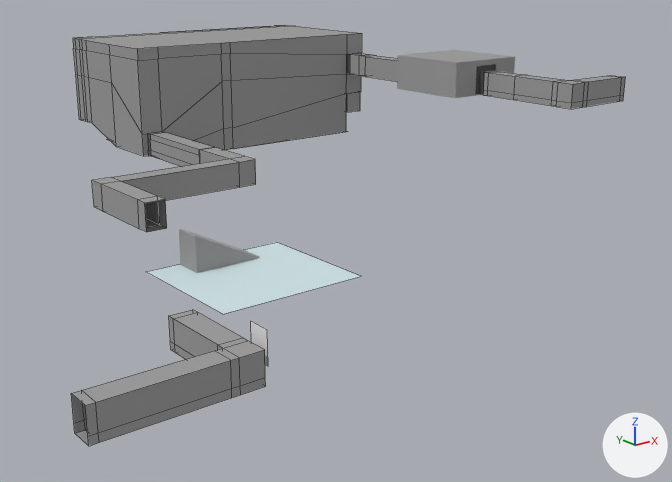
The Blender file Working/Scenes/level3.blend as it was, and as the next commit left it.
The view is the same before and after, from a 50 mm camera at (-59.8, -90.1, 40.4) aimed at (30.0, 22.2, -4.5). The axes (+X, +Y, +Z) are drawn at lower right. The lights are the same throughout. Mesh edges are drawn as thin lines on the coarser meshes.

In view in the first picture: 'Cube.005', 'LevelEntryBend', 'LevelEntryBend.001', 'LevelGeometry', 'Plane', 'Plane.002', 'Plane.003', 'Stairs'.
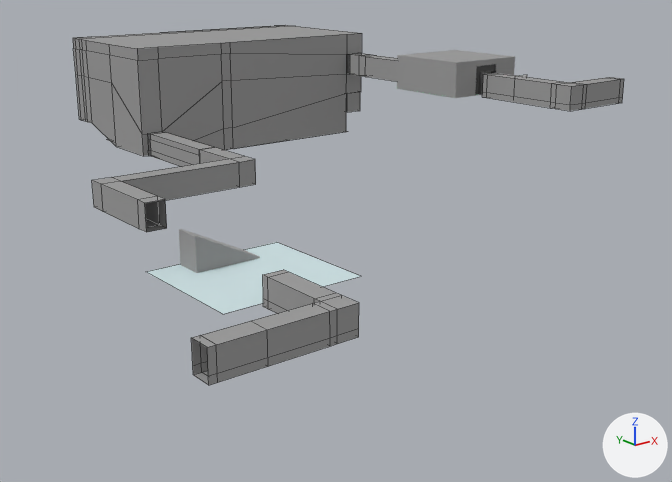
Where the newer file only moved an object's origin or applied its transform, the numbers keep the older frame.

Where the change shows, as pixel boxes (x1, y1, x2, y2) in the pictures (672 x 482 px; the box of a moved part takes in the faces that stretch with it):
'LevelEntryBend', moved
    before: (71, 310, 266, 446)
    after: (191, 270, 359, 385)
'LevelEntryBend.001', mesh moved
    before: (483, 71, 625, 109)
    after: (482, 73, 624, 111)
part 1 of me_plane_008, moved or reshaped
    before: (71, 71, 625, 446)
    after: (191, 73, 624, 385)

What the commit changed:
me_plane_008 has 48 vertices, 42 faces and spans x -9.2..4.8, y -12.9..6.1, z -1.7..2.3.
me_plane_008 is used by ob_levelentrybend_001; location (67.8, 9.1, 17.7); rotation (0.0, 0.0, -3.142), in degrees (0, 0, -180).
me_plane_008 part 1: the whole mesh is moved by (0.2, -0.1, -0.3).
Object 'LevelEntryBend' (ob_levelentrybend) moves from (-18.0, -14.0, 0.0) to (-5.0, -13.0, 2.0).
